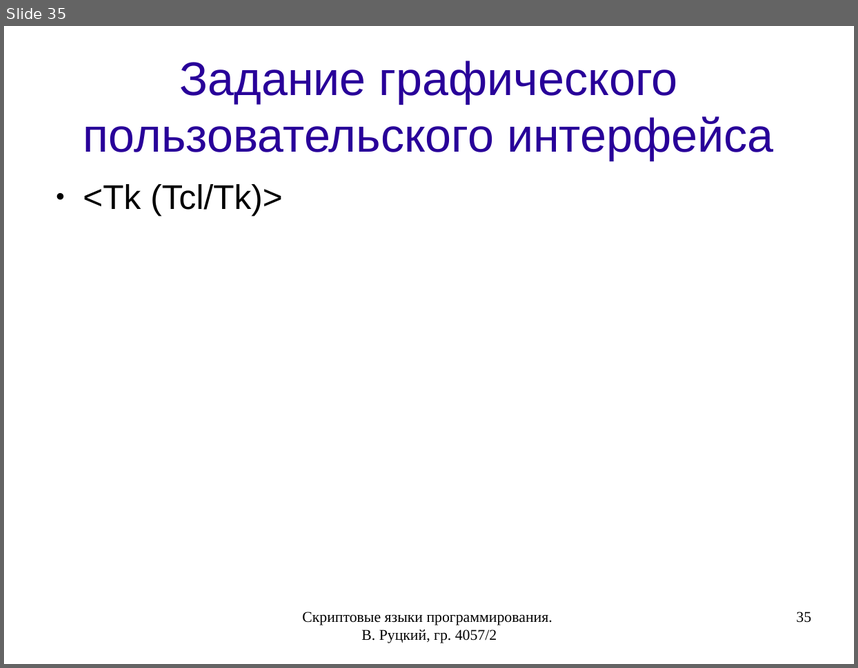
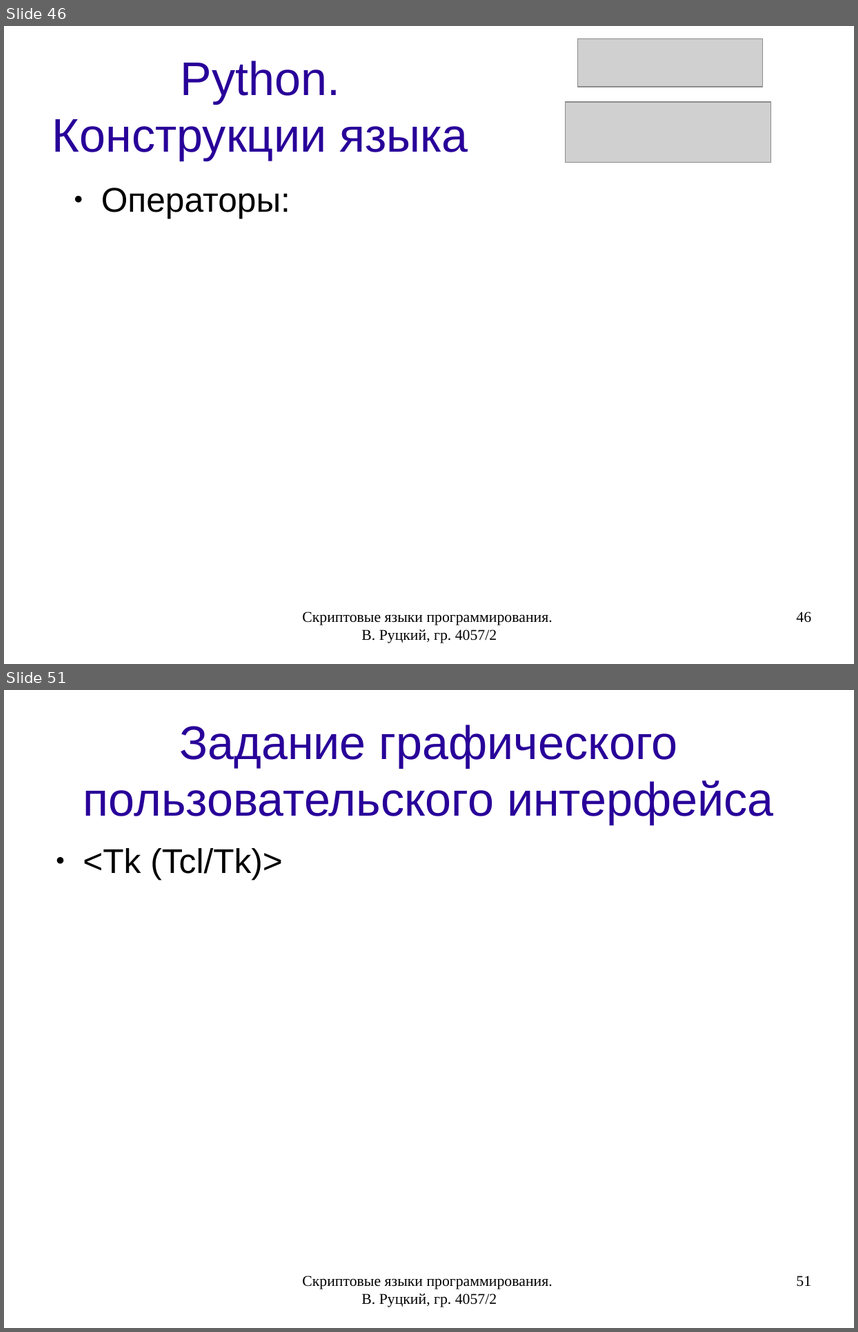
Before and after one commit to rutsky/semester07, a slide deck: Operation_systems/scripting_languages/40572_Rutsky_Scripting_languages.odp. Shown one above the other, each under a label of ours: slide 35 before the commit, slides 46 and 51 after it; the slides between them are not shown. The pictures are 858x668 and 858x1332 pixels, drawn with LibreOffice and Linux fonts; fonts in the diff are those of the drawing; grey boxes stand for pictures. Boxes give left, top, right and bottom in pixels: in the first picture for what was removed or moved away, otherwise in the second. Text is boxed around its words. In the diff, an @@ line names an element or a change of style, - is before the commit and + after.

```diff
--- a/Operation_systems/scripting_languages/40572_Rutsky_Scripting_languages.odp
+++ b/Operation_systems/scripting_languages/40572_Rutsky_Scripting_languages.odp
@@ slide 46 added at (x1=4, y1=26, x2=854, y2=664), background #FFFFFF @@
@@ picture added at (x1=578, y1=39, x2=763, y2=87) @@
@@ title added at (x1=52, y1=60, x2=468, y2=160), 44 pt, text #280099 @@
+Python. Конструкции языка
@@ picture added at (x1=566, y1=102, x2=771, y2=163) @@
@@ text added at (x1=101, y1=187, x2=290, y2=219), 32 pt, text #000000 @@
+● Операторы:
@@ text added at (x1=302, y1=611, x2=553, y2=643), 14 pt, text #000000 @@
+Скриптовые языки программирования. В. Руцкий, гр. 4057/2
@@ page number added at (x1=796, y1=611, x2=811, y2=622), 14 pt, text #000000 @@
+46
@@ what was slide 35 is now slide 51 @@
@@ page number at (x1=796, y1=1275, x2=811, y2=1286): text changed @@
-35
+51
```
Also in this commit, not shown: 9 slides changed, 15 other slides added.
